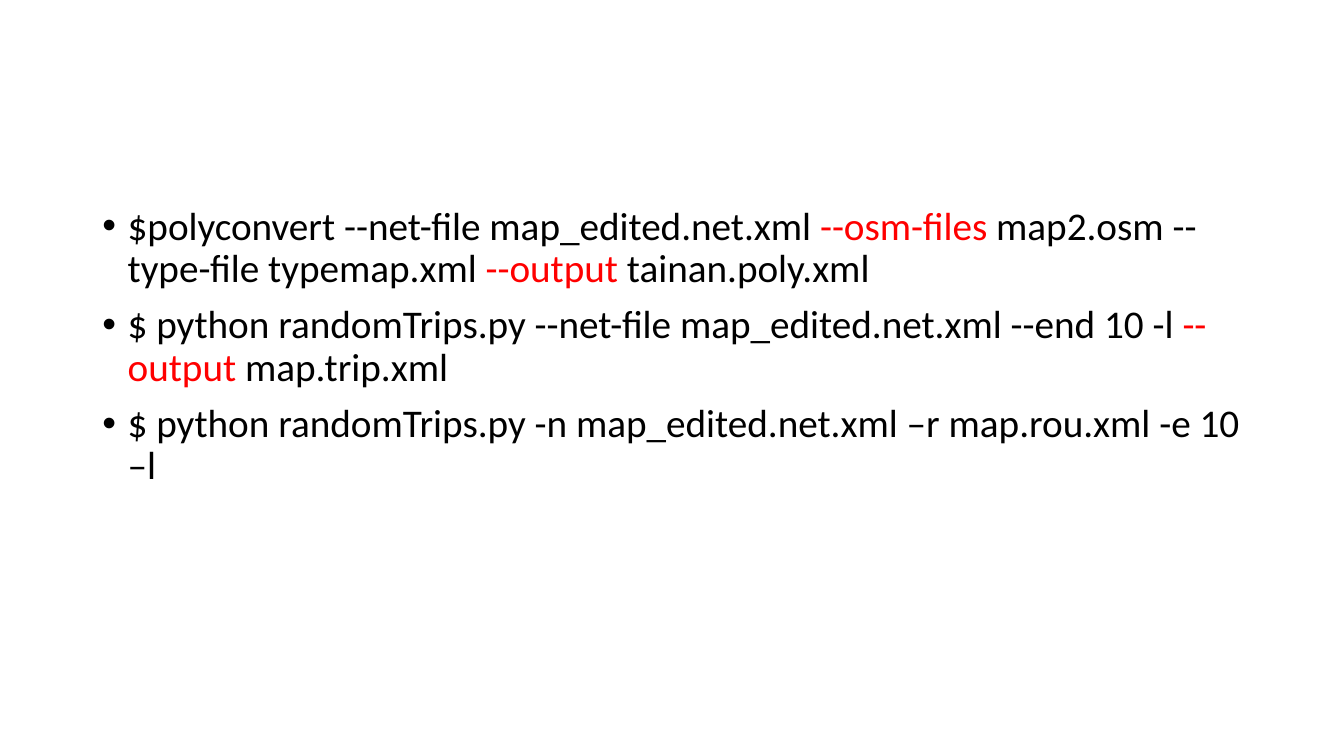
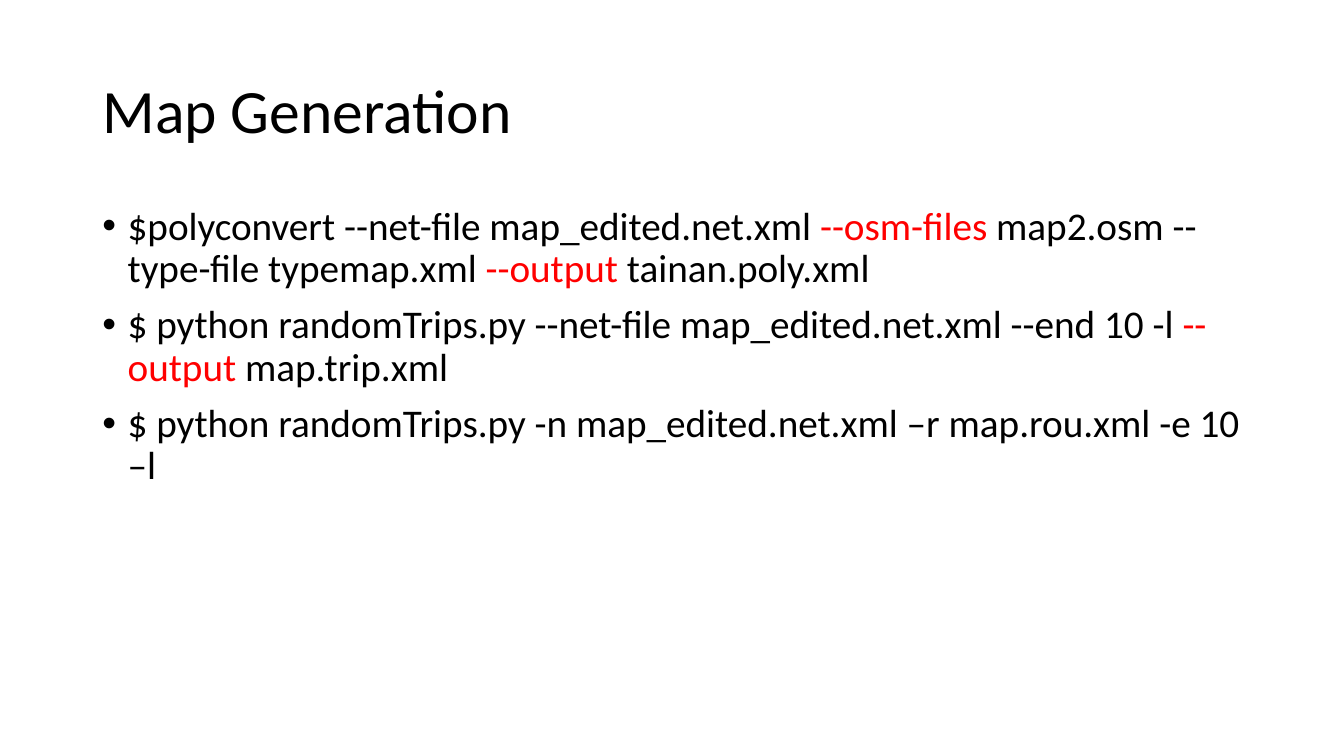
Before and after one commit to YenKang/Smart-Logistics-Plan, a slide deck: slide 17 of eclipse workspace/java_library/sumo_implementation recording.pptx. Drawn at 1344x756 pixels with LibreOffice and Linux fonts; fonts in the diff are those of the drawing. Boxes give left, top, right and bottom in pixels: in the first picture for what was removed or moved away, otherwise in the second. Text is boxed around its words. In the diff, an @@ line names an element or a change of style, - is before the commit and + after.

```diff
--- a/eclipse workspace/java_library/sumo_implementation recording.pptx
+++ b/eclipse workspace/java_library/sumo_implementation recording.pptx
@@ title added at (102, 90, 512, 143), 44 pt, text #000000 @@
+Map Generation
```
Also in this commit, not shown: 16 slides added, 1 other file.
